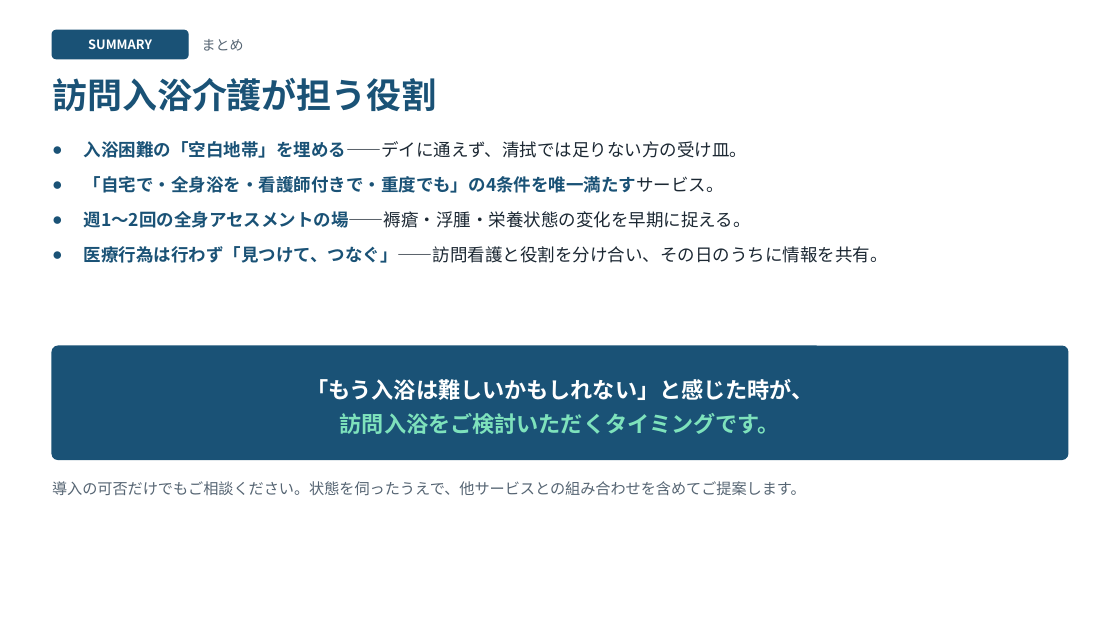
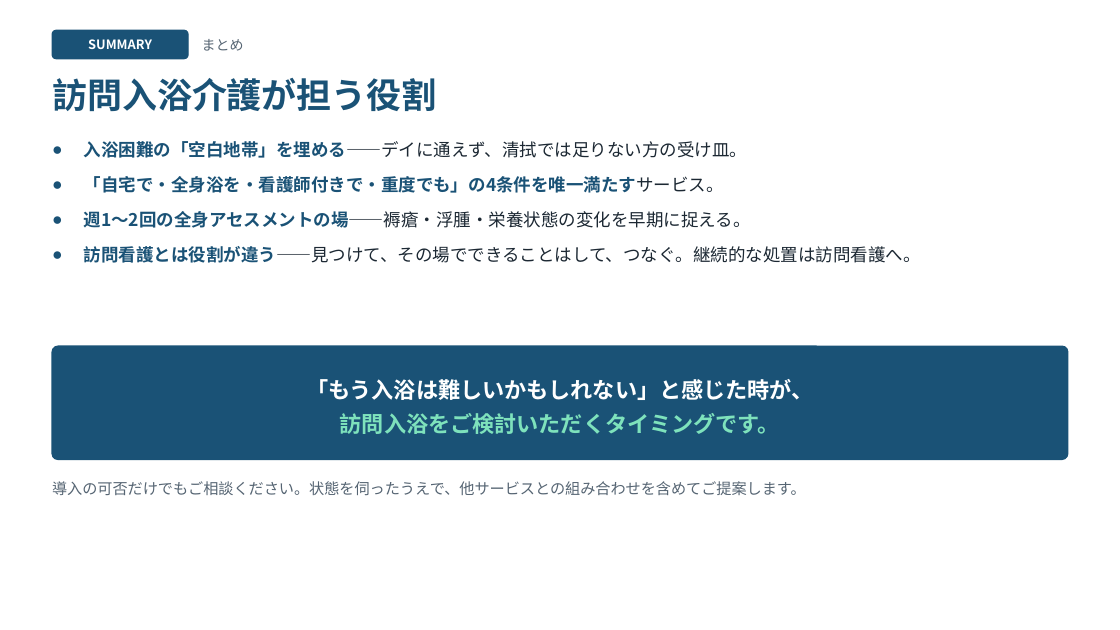
Before and after one commit to 1w0wakmsw0w-ctrl/houmonnyuyoku, a slide deck: slide 15 of houmon-nyuyoku-slides.pptx. Drawn at 1120x630 pixels with LibreOffice and Linux fonts; fonts in the diff are those of the drawing. Boxes give left, top, right and bottom in pixels: in the first picture for what was removed or moved away, otherwise in the second. Text is boxed around its words. In the diff, an @@ line names an element or a change of style, - is before the commit and + after.

```diff
--- a/houmon-nyuyoku-slides.pptx
+++ b/houmon-nyuyoku-slides.pptx
@@ text at box(84, 246, 921, 263): text changed @@
-● 医療行為は行わず「見つけて、つなぐ」——訪問看護と役割を分け合い、その日のうちに情報を共有。
+● 訪問看護とは役割が違う——見つけて、その場でできることはして、つなぐ。継続的な処置は訪問看護へ。
```
Also in this commit, not shown: 1 other slide changed, 5 other files.
